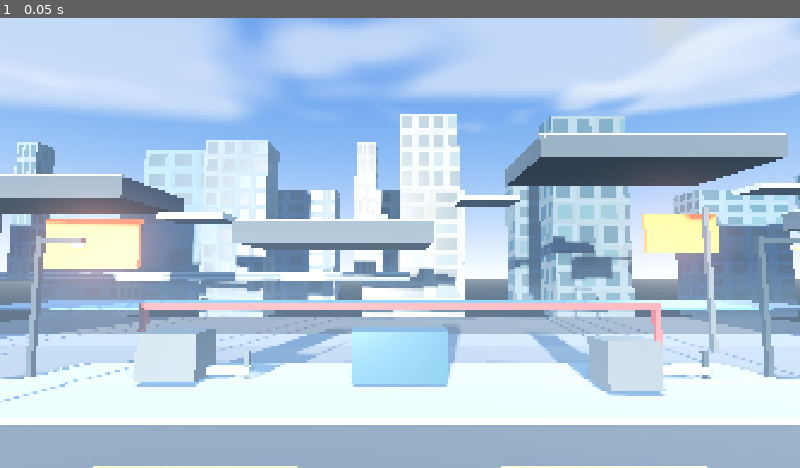
Above: before the commit, frame 1.
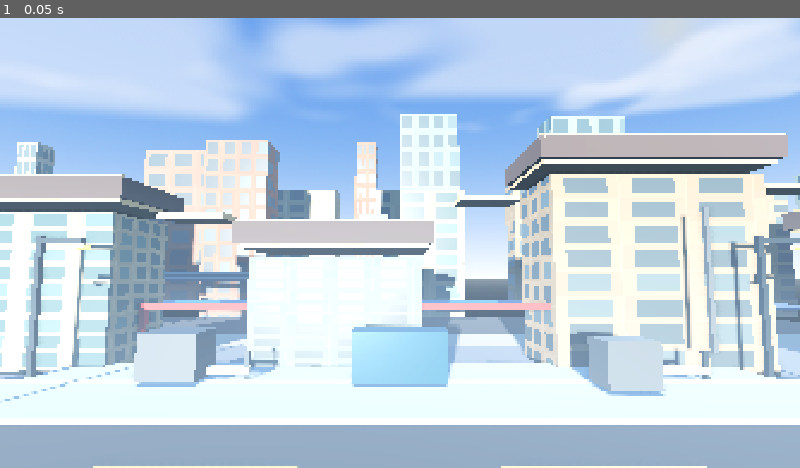
Above: after the commit, the same moment.

Repository: nnamdinwali/shadow-killer
Game: Godot game, scene res://node_3d.tscn
Two runs of this game, one before a commit and one after it. Both use one fixed random seed, a clock stepped at 60 frames per second and the inputs below.
Inputs:
- Up to frame 1 (0.05 s): no input

The runs differ from the first frame. In frame 1, 28% of the frame differs, in the area x 0-100%, y 21-80%.

Commit message:
Ground traversal rooftops and warm city palette
Add structural building masses beneath elevated rooftops, warm facade color variation, stronger window contrast, and richer material response while preserving deliberate traversal gaps.\n\nCo-authored-by: Manus <dev-agent@manus.ai>

Diff:
--- a/city_polish.gd
+++ b/city_polish.gd
@@ -17,12 +17,15 @@
 var generated_root: Node3D
 
 func _ready() -> void:
-	if has_node("CityPolishGenerated"):
-		return
-	generated_root = Node3D.new()
-	generated_root.name = "CityPolishGenerated"
-	add_child(generated_root)
-	generated_root.owner = get_tree().edited_scene_root if Engine.is_editor_hint() else null
+	generated_root = get_node_or_null("CityPolishGenerated")
+	if generated_root == null:
+		generated_root = Node3D.new()
+		generated_root.name = "CityPolishGenerated"
+		add_child(generated_root)
+		generated_root.owner = get_tree().edited_scene_root if Engine.is_editor_hint() else null
+	else:
+		for child in generated_root.get_children():
+			child.free()
 	_setup_materials()
 	_apply_facade_textures()
 	_build_floor()
@@ -35,10 +38,10 @@
 	asphalt.albedo_color = Color("202832")
 	asphalt.roughness = 0.96
 
-	sidewalk.albedo_color = Color("7f8994")
+	sidewalk.albedo_color = Color("b8aa96")
 	sidewalk.roughness = 0.9
 
-	curb.albedo_color = Color("d2d8dc")
+	curb.albedo_color = Color("e8d9bf")
 	curb.roughness = 0.78
 
 	lane_paint.albedo_color = Color("f4c44f")
@@ -56,9 +59,9 @@
 	lamp_glow.emission = Color("ff9d32")
 	lamp_glow.emission_energy_multiplier = 2.4
 
-	rooftop.albedo_color = Color("313d48")
+	rooftop.albedo_color = Color("4b3e3b")
 	rooftop.roughness = 0.88
-	rooftop_edge.albedo_color = Color("b8c1c8")
+	rooftop_edge.albedo_color = Color("d6b276")
 	rooftop_edge.roughness = 0.72
 
 	void_material.albedo_color = Color("0b1420")
@@ -96,10 +99,11 @@
 
 func _apply_facade_textures() -> void:
 	var palette := [
-		[Color("557c91"), Color("102c3d")],
-		[Color("71889a"), Color("173244")],
-		[Color("9b9b92"), Color("24353c")],
-		[Color("526b78"), Color("0d2532")]
+		[Color("c47f61"), Color("183a4b")],
+		[Color("d3c09a"), Color("214c58")],
+		[Color("8fa9a2"), Color("243d48")],
+		[Color("bd9a70"), Color("203747")],
+		[Color("d8d1c2"), Color("334f5a")]
 	]
 	var index := 0
 	for node in get_tree().get_nodes_in_group("facade_buildings"):
@@ -181,12 +185,36 @@
 		_box("TransferBridge_%s" % item[0], Vector3(item[0], item[1], -6.0), Vector3(item[2], 0.20, 1.2), rooftop_edge)
 
 func _build_rooftop_segment(index: int, center: Vector3, size: Vector3) -> void:
+	# Give every floating route piece a believable building mass underneath it.
+	# The rooftop remains a traversal surface; these blocks are the structure
+	# that makes it read as a city rather than an unsupported platform.
+	var building_height := center.y - 0.55
+	var building_size := Vector3(size.x * 0.88, max(building_height, 1.4), size.z * 0.82)
+	var building_center := Vector3(center.x, building_height * 0.5 - 0.2, center.z)
+	var building_material := _facade_material(index)
+	_box_with_material("RooftopBuilding_%02d" % index, building_center, building_size, building_material)
+	_box_with_material("RooftopBuildingCap_%02d" % index, Vector3(center.x, center.y - 0.40, center.z), Vector3(size.x * 0.96, 0.16, size.z * 0.92), rooftop_edge)
 	_box("TraversalRoof_%02d" % index, center, size, rooftop)
 	_box("TraversalRoofEdge_%02d" % index, center + Vector3(0.0, size.y * 0.52, size.z * 0.48), Vector3(size.x, 0.12, 0.14), rooftop_edge)
 	_box("TraversalRoofTrim_%02d" % index, center + Vector3(-size.x * 0.48, size.y * 0.52, 0.0), Vector3(0.14, 0.12, size.z), rooftop_edge)
 	# Small rooftop service blocks make the platforms feel occupied and give
 	# the player readable cover/obstacles.
 	_box("RooftopUnit_%02d" % index, center + Vector3(size.x * 0.18, size.y * 0.85, -0.25), Vector3(1.0, 0.55, 0.8), metal)
+
+func _facade_material(index: int) -> ShaderMaterial:
+	var colors: Array = [
+		[Color("c47f61"), Color("183a4b")],
+		[Color("d3c09a"), Color("214c58")],
+		[Color("8fa9a2"), Color("243d48")],
+		[Color("bd9a70"), Color("203747")],
+		[Color("d8d1c2"), Color("334f5a")]
+	][index % 5]
+	var material := ShaderMaterial.new()
+	material.shader = facade_shader
+	material.set_shader_parameter("base_color", colors[0])
+	material.set_shader_parameter("window_color", colors[1])
+	material.set_shader_parameter("detail_scale", 0.95 + float(index % 3) * 0.15)
+	return material
 
 func _build_swing_anchor(index: int, position: Vector3) -> void:
 	var anchor := Marker3D.new()
@@ -251,6 +279,11 @@
 	generated_root.add_child(mesh_instance)
 	return mesh_instance
 
+func _box_with_material(node_name: String, position: Vector3, size: Vector3, material: Material) -> MeshInstance3D:
+	var mesh_instance := _mesh_box(node_name, position, size, material)
+	generated_root.add_child(mesh_instance)
+	return mesh_instance
+
 func _mesh_box(node_name: String, position: Vector3, size: Vector3, material: Material) -> MeshInstance3D:
 	var mesh_instance := MeshInstance3D.new()
 	mesh_instance.name = node_name
